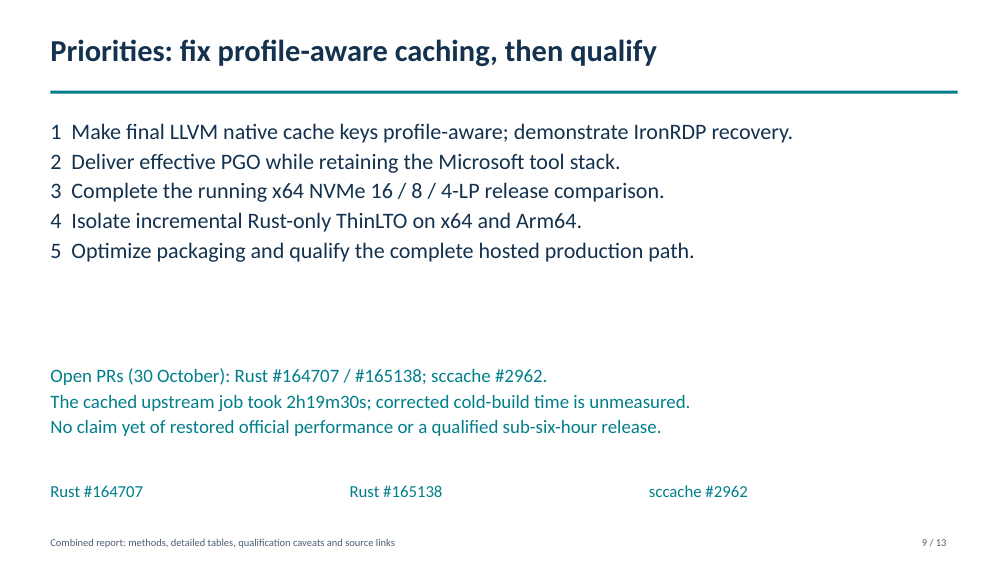
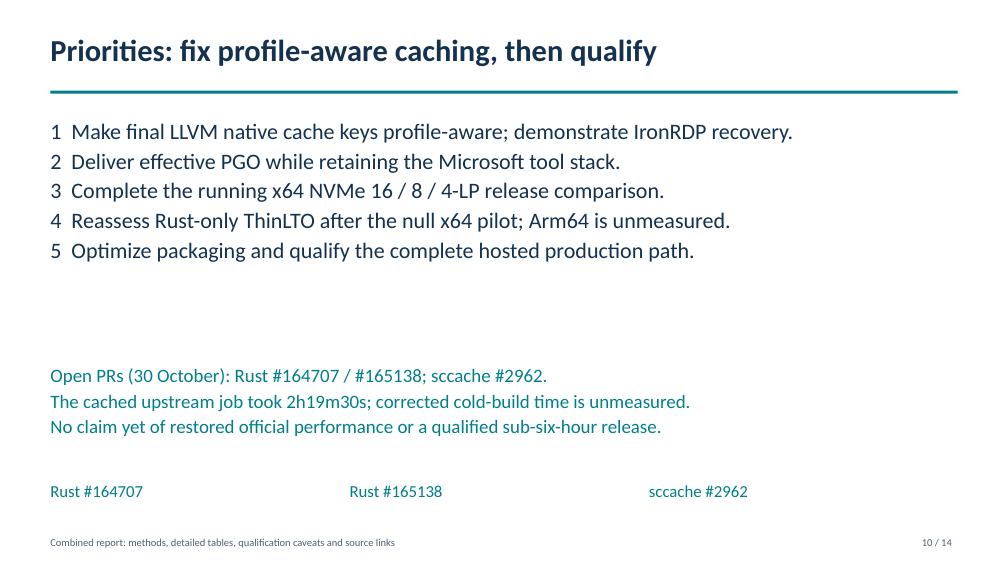
Before and after one commit to marcpems/IronRDP-ci-benchmark, a slide deck: slide 10 of ci-benchmark/matched-release/Rust-Optimization-Summary-Published.pptx (slide 9 before the commit). Drawn at 1008x567 pixels with LibreOffice and Linux fonts; fonts in the diff are those of the drawing. Boxes give left, top, right and bottom in pixels: in the first picture for what was removed or moved away, otherwise in the second. Text is boxed around its words. In the diff, an @@ line names an element or a change of style, - is before the commit and + after.

```diff
--- a/ci-benchmark/matched-release/Rust-Optimization-Summary-Published.pptx
+++ b/ci-benchmark/matched-release/Rust-Optimization-Summary-Published.pptx
@@ text at (50, 212, 731, 232): text changed @@
-4 Isolate incremental Rust-only ThinLTO on x64 and Arm64.
+4 Reassess Rust-only ThinLTO after the null x64 pilot; Arm64 is unmeasured.
@@ text at (922, 539, 952, 546): text changed @@
-9 / 13
+10 / 14
```
Also in this commit, not shown: 12 other slides changed, 1 slide added, 6 other files.
